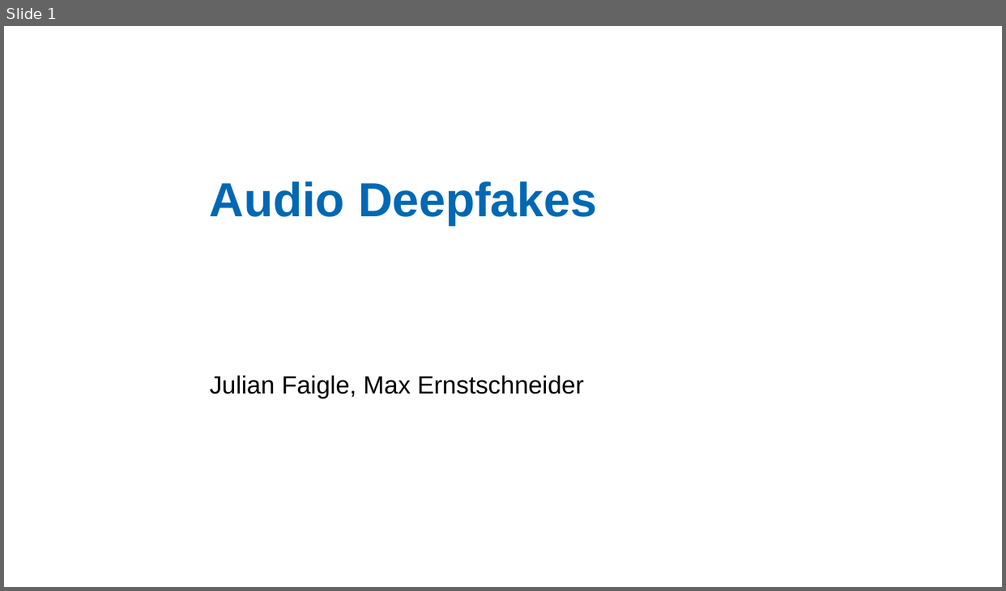
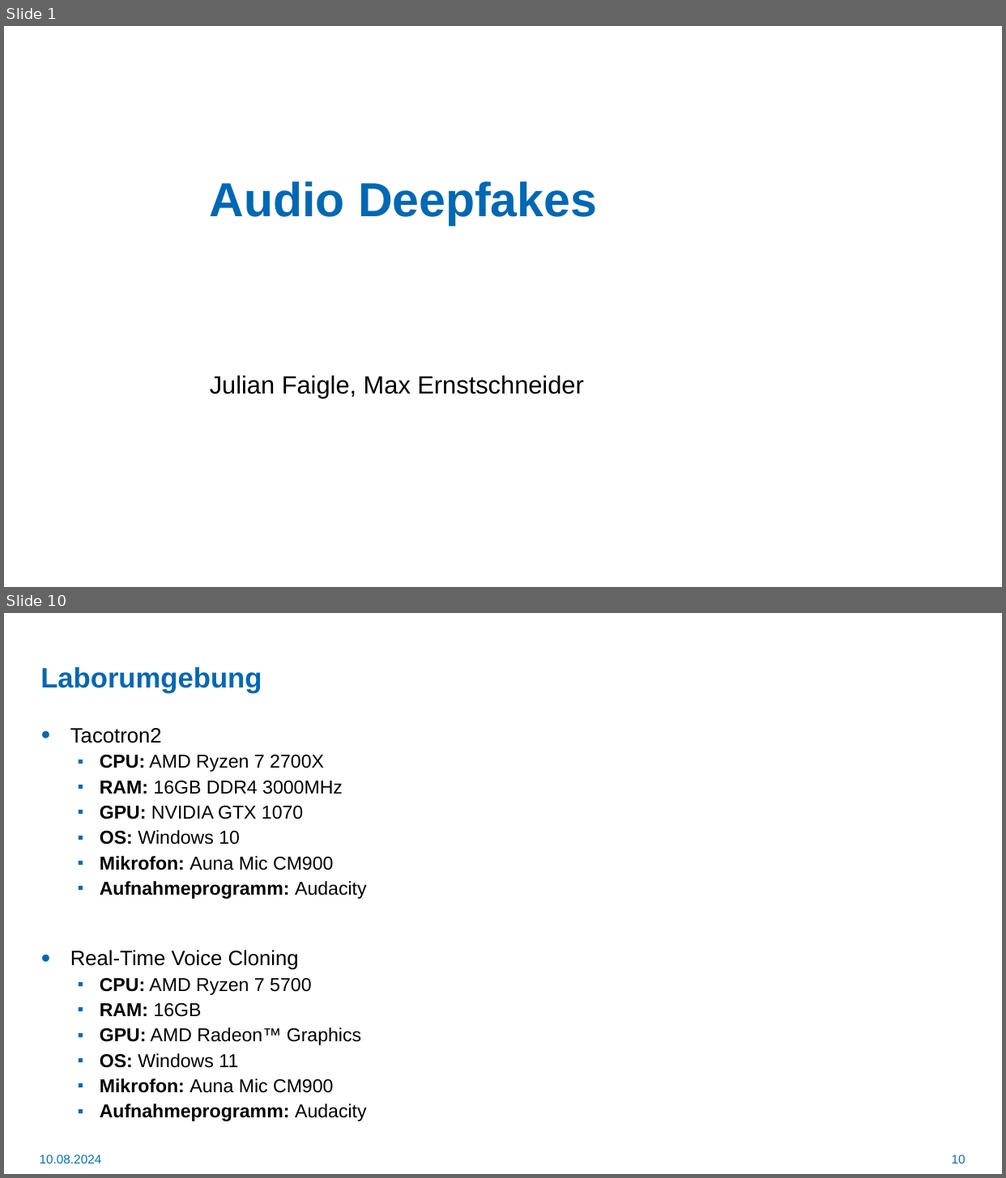
Before and after one commit to LetsDrinkSomeTea/ProjektArbeit, a slide deck: Praesentationen/Audio-Deepfakes.pptx. Shown one above the other, each under a label of ours: slide 1 before the commit, slides 1 and 10 after it; the slides between them are not shown. The pictures are 1006x591 and 1006x1178 pixels, drawn with LibreOffice and Linux fonts; fonts in the diff are those of the drawing; background and template pictures are left out. Boxes give left, top, right and bottom in pixels: in the first picture for what was removed or moved away, otherwise in the second. Text is boxed around its words. In the diff, an @@ line names an element or a change of style, - is before the commit and + after.

```diff
--- a/Praesentationen/Audio-Deepfakes.pptx
+++ b/Praesentationen/Audio-Deepfakes.pptx
@@ slide 10 added at (x1=4, y1=613, x2=1002, y2=1174), background #FFFFFF @@
@@ title added at (x1=40, y1=667, x2=262, y2=693), 27 pt, text #0068B4, bold @@
+Laborumgebung
@@ text added at (x1=70, y1=728, x2=367, y2=1122), 18 pt, text #000000 @@
+● Tacotron2
+  ▪ CPU: AMD Ryzen 7 2700X
+  ▪ RAM: 16GB DDR4 3000MHz
+  ▪ GPU: NVIDIA GTX 1070
+  ▪ OS: Windows 10
+  ▪ Mikrofon: Auna Mic CM900
+  ▪ Aufnahmeprogramm: Audacity
+● Real-Time Voice Cloning
+  ▪ CPU: AMD Ryzen 7 5700
+  ▪ RAM: 16GB
+  ▪ GPU: AMD Radeon™ Graphics
+  ▪ OS: Windows 11
+  ▪ Mikrofon: Auna Mic CM900
+  ▪ Aufnahmeprogramm: Audacity
@@ text added at (x1=40, y1=1155, x2=102, y2=1164), 12 pt, text #0070C0 @@
+10.08.2024
@@ page number added at (x1=952, y1=1155, x2=965, y2=1164), 12 pt, text #0070C0 @@
+10
```
Also in this commit, not shown: 8 slides changed.
